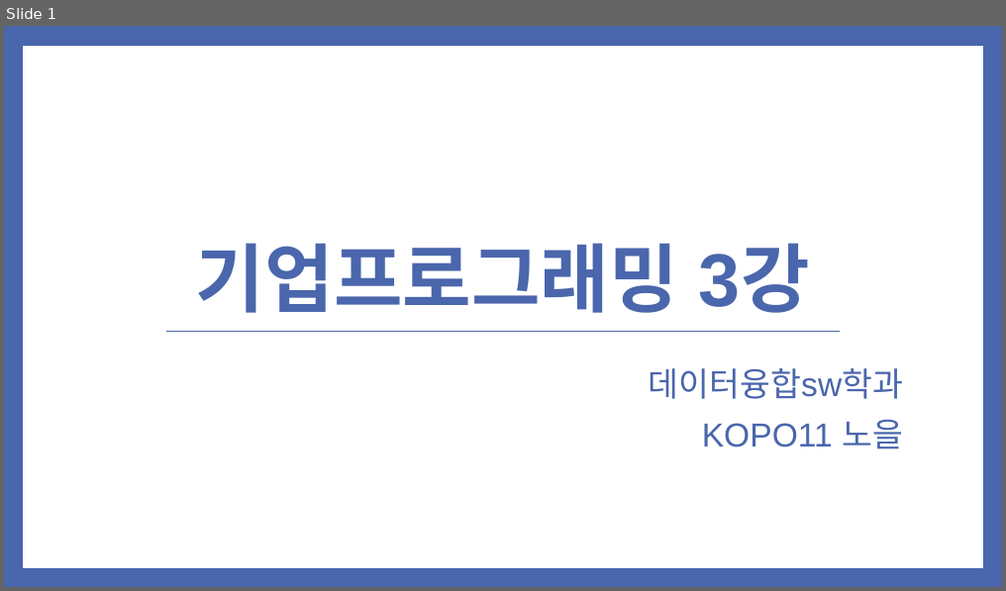
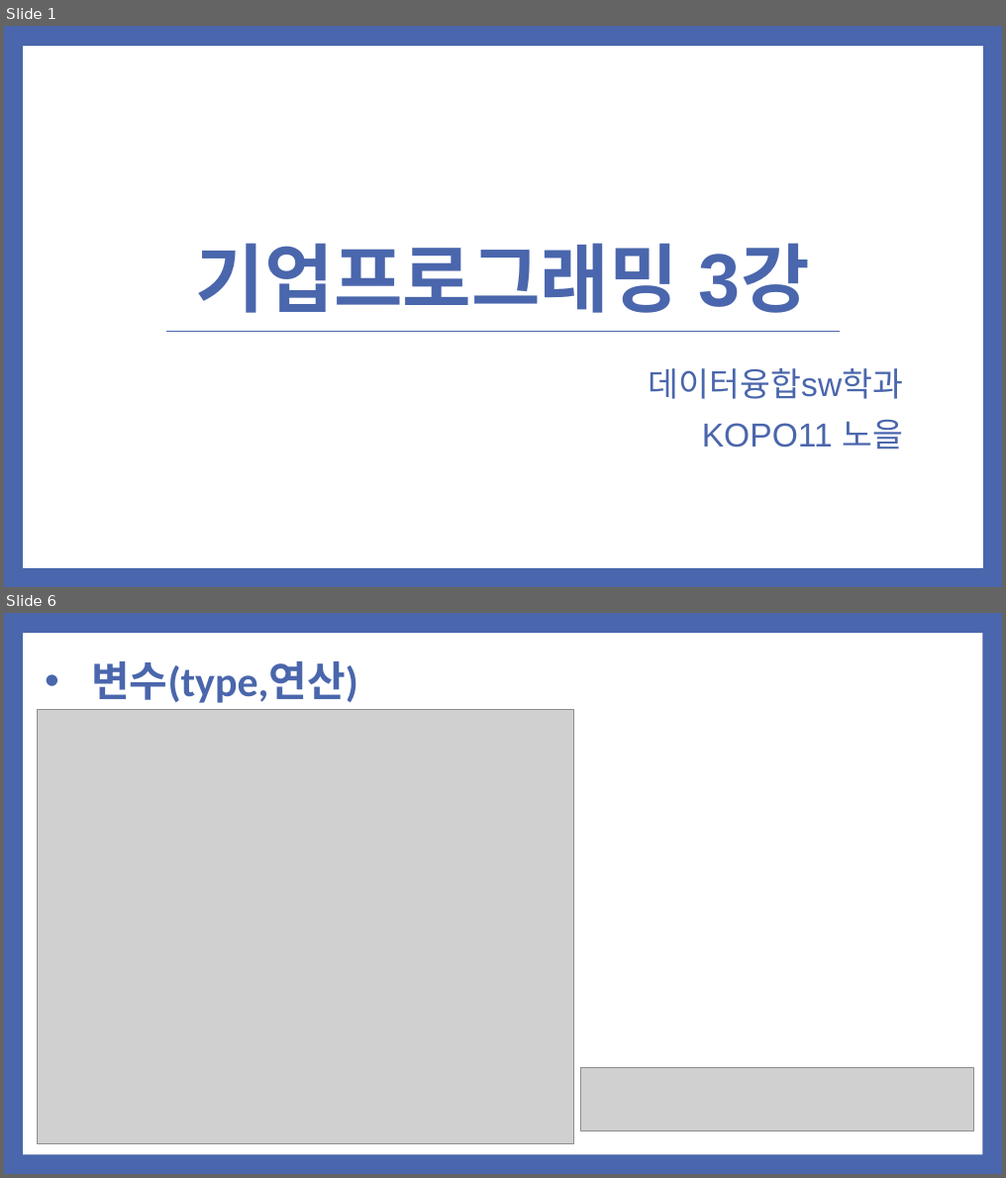
Before and after one commit to noheul1030/KOPO-HTML, a slide deck: 과제PPT/기업업무 3강.pptx. Shown one above the other, each under a label of ours: slide 1 before the commit, slides 1 and 6 after it; the slides between them are not shown. The pictures are 1006x591 and 1006x1178 pixels, drawn with LibreOffice and Linux fonts; fonts in the diff are those of the drawing; grey boxes stand for pictures. Boxes give left, top, right and bottom in pixels: in the first picture for what was removed or moved away, otherwise in the second. Text is boxed around its words. In the diff, an @@ line names an element or a change of style, - is before the commit and + after.

```diff
--- a/과제PPT/기업업무 3강.pptx
+++ b/과제PPT/기업업무 3강.pptx
@@ slide 6 added at (4, 613, 1002, 1174), background #4A66AC @@
@@ rectangle added at (23, 633, 982, 1155), fill #FFFFFF @@
@@ text added at (91, 662, 357, 703), 40 pt, text #4A66AC, bold @@
+• 변수(type,연산)
@@ picture added at (38, 710, 574, 1145) @@
@@ picture added at (580, 1068, 974, 1131) @@
```
Also in this commit, not shown: 1 slide changed, 26 other slides added, 25 slides removed.
